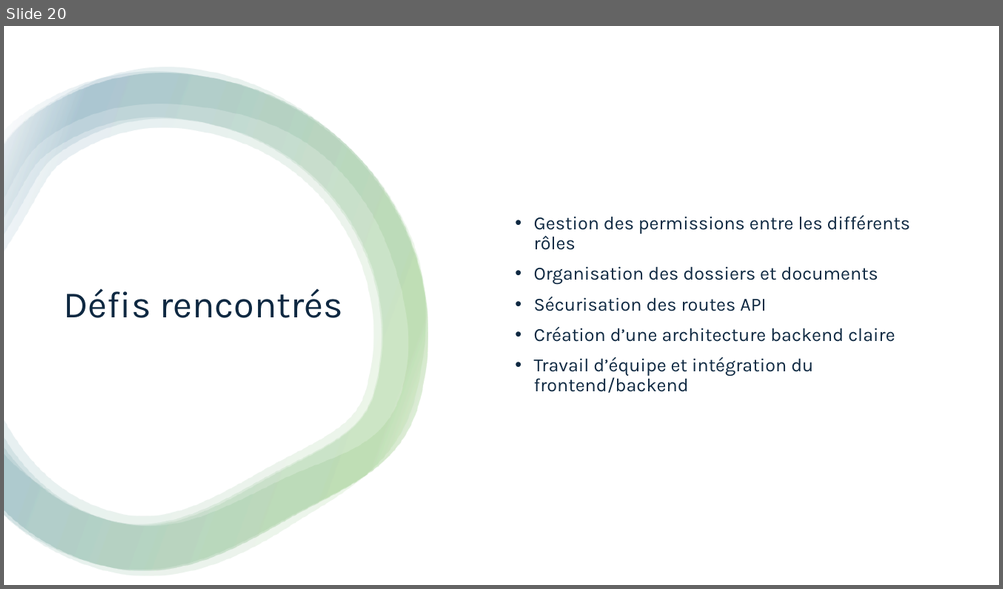
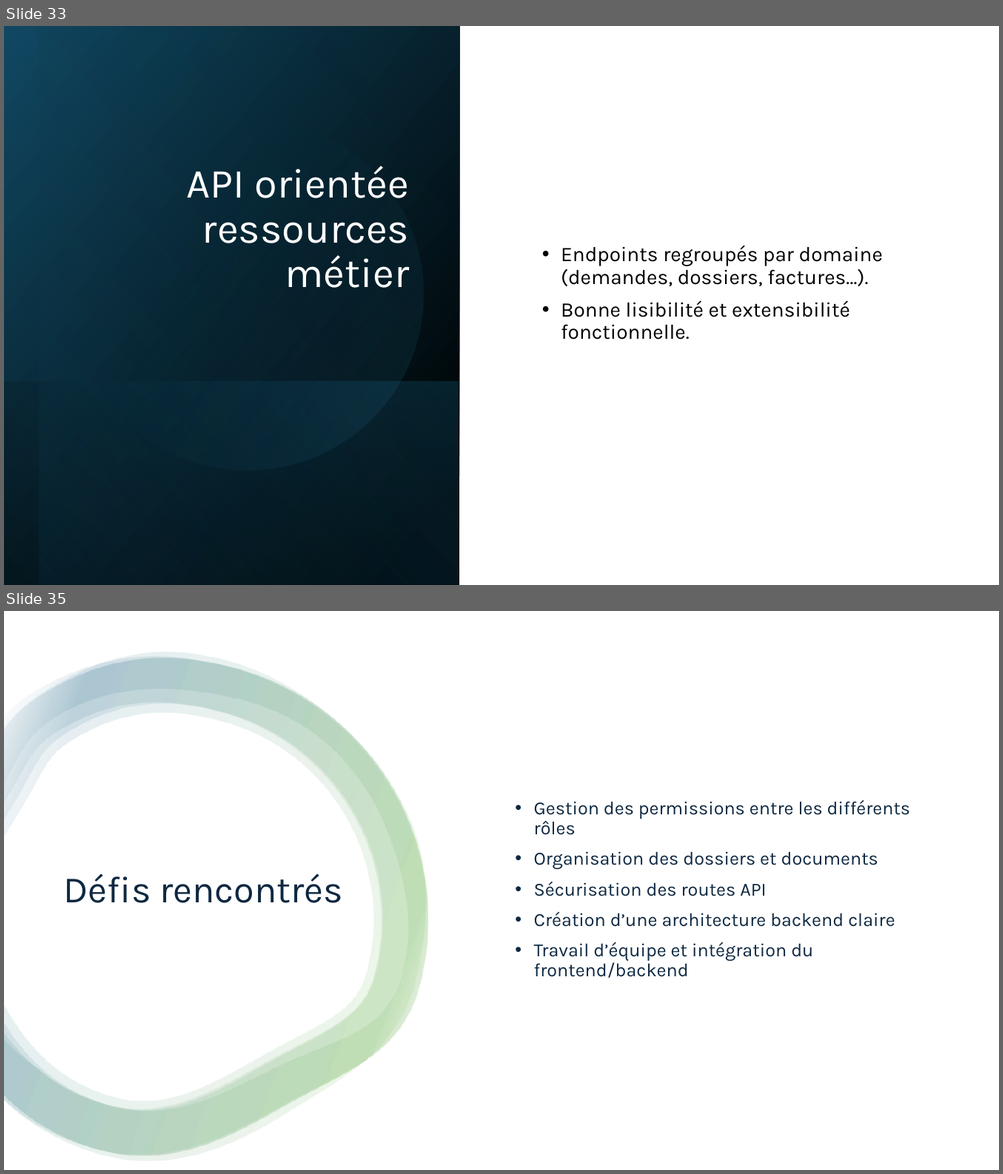
Before and after one commit to xpelletier07/Projet_Site_Immigration, a slide deck: Mandats/Mandat_3/Présentation.pptx. Shown one above the other, each under a label of ours: slide 20 before the commit, slides 33 and 35 after it; the slides between them are not shown. The pictures are 1003x589 and 1003x1174 pixels, drawn with LibreOffice and Linux fonts; fonts in the diff are those of the drawing. Boxes give left, top, right and bottom in pixels: in the first picture for what was removed or moved away, otherwise in the second. Text is boxed around its words. In the diff, an @@ line names an element or a change of style, - is before the commit and + after.

```diff
--- a/Mandats/Mandat_3/Présentation.pptx
+++ b/Mandats/Mandat_3/Présentation.pptx
@@ slide 33 added at box(4, 26, 999, 585), background #FFFFFF @@
@@ rectangle added at box(4, 26, 459, 585), fill gradient #000000 to #104862 @@
@@ rectangle added at box(40, 26, 460, 585), fill gradient #000000 to #156082 @@
@@ ellipse added at box(40, 86, 455, 502), fill gradient #156082 to #46B1E1 @@
@@ title added at box(187, 166, 410, 288), 40 pt, text #FFFFFF @@
+API orientée ressources métier
@@ text added at box(560, 245, 882, 340), 20 pt, text #000000 @@
+• Endpoints regroupés par domaine (demandes, dossiers, factures…).
+• Bonne lisibilité et extensibilité fonctionnelle.
@@ rectangle added at box(4, 381, 458, 585), fill gradient #156082 to #000000 @@
@@ what was slide 20 is now slide 35 @@
```
Also in this commit, not shown: 3 slides changed, 15 other slides added.
